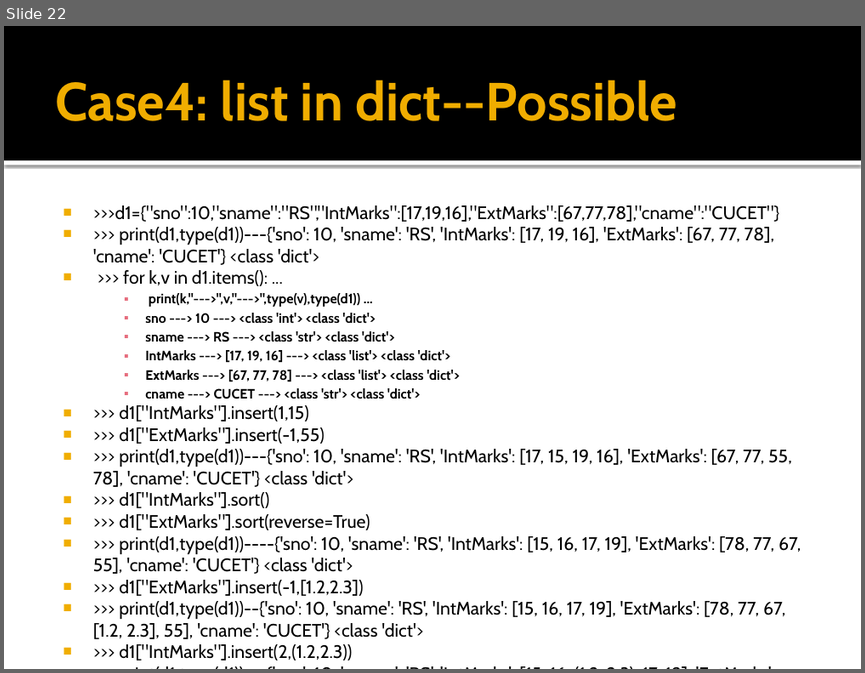
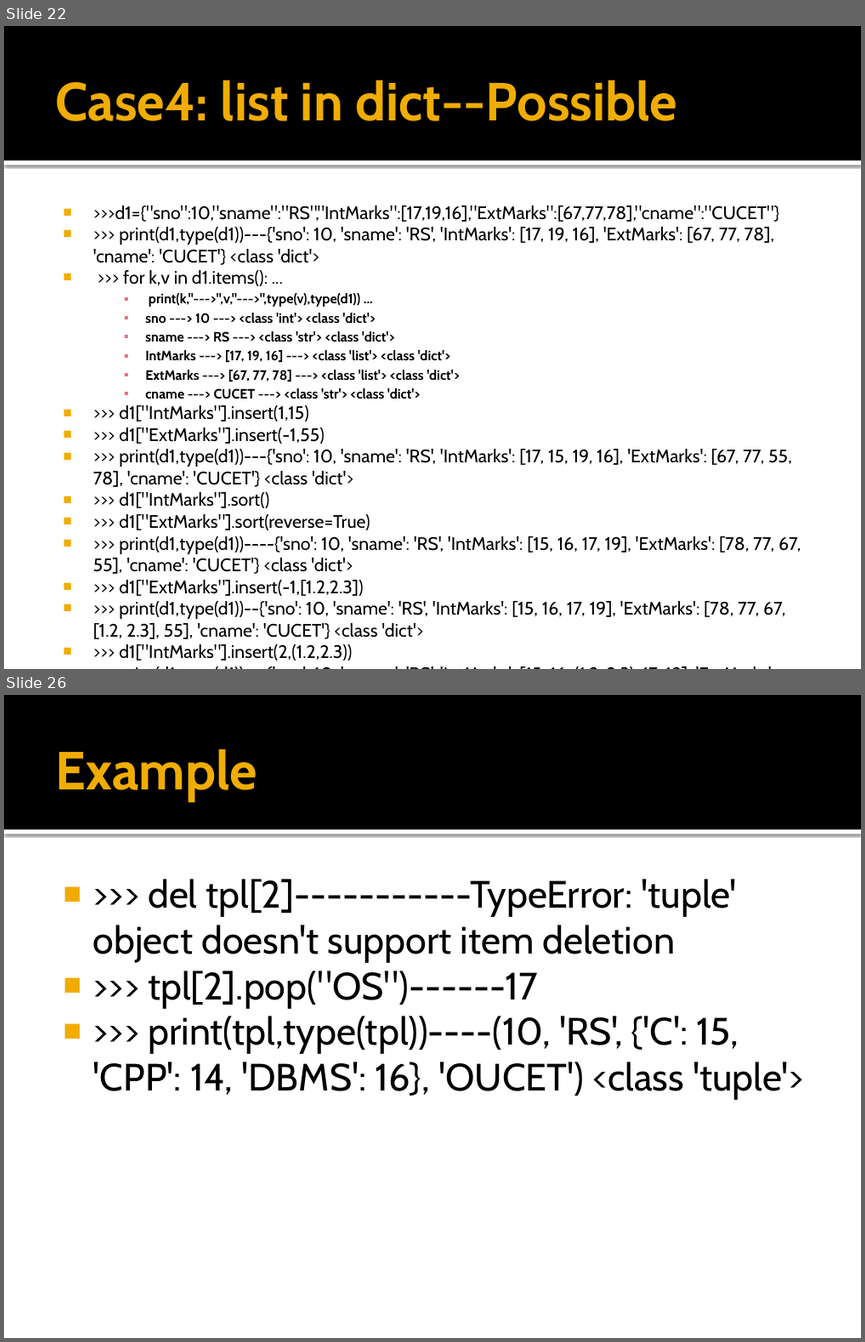
Before and after one commit to Pravesh4929/Python-Hub, a slide deck: (43)Combination of dict with dict,set,tuple and list.pptx. Shown one above the other, each under a label of ours: slide 22 before the commit, slides 22 and 26 after it; the slides between them are not shown. The pictures are 865x673 and 865x1342 pixels, drawn with LibreOffice and Linux fonts; fonts in the diff are those of the drawing. Boxes give left, top, right and bottom in pixels: in the first picture for what was removed or moved away, otherwise in the second. Text is boxed around its words. In the diff, an @@ line names an element or a change of style, - is before the commit and + after.

```diff
--- a/(43)Combination of dict with dict,set,tuple and list.pptx
+++ b/(43)Combination of dict with dict,set,tuple and list.pptx
@@ slide 26 added at <box>4,695,861,1338</box>, background #FFFFFF; not listed: 2 template elements that a slide beside it also shows @@
@@ title added at <box>55,749,256,802</box>, 45 pt, text #F0AD00, bold @@
+Example
@@ text added at <box>93,879,804,1099</box>, 32 pt, text #000000 @@
+■ >>> del tpl[2]-----------TypeError: 'tuple' object doesn't support item deletion
+■ >>> tpl[2].pop("OS")------17
+■ >>> print(tpl,type(tpl))----(10, 'RS', {'C': 15, 'CPP': 14, 'DBMS': 16}, 'OUCET') <class 'tuple'>
```
Also in this commit, not shown: 13 other slides added, 1 slide removed, 2 other files.
